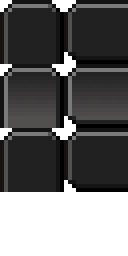
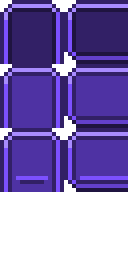
The second 128 x 256 image is a revision of the first. Changes to its layers:
added layer "focus" above "tabs" over [0,128,128,192]
renamed "half" to "tabs", showed it, opacity 50% → 100%, painted on it over [0,0,128,192]
renamed "tabs" to "Carbon (ref)", hid it over [0,0,128,192]
